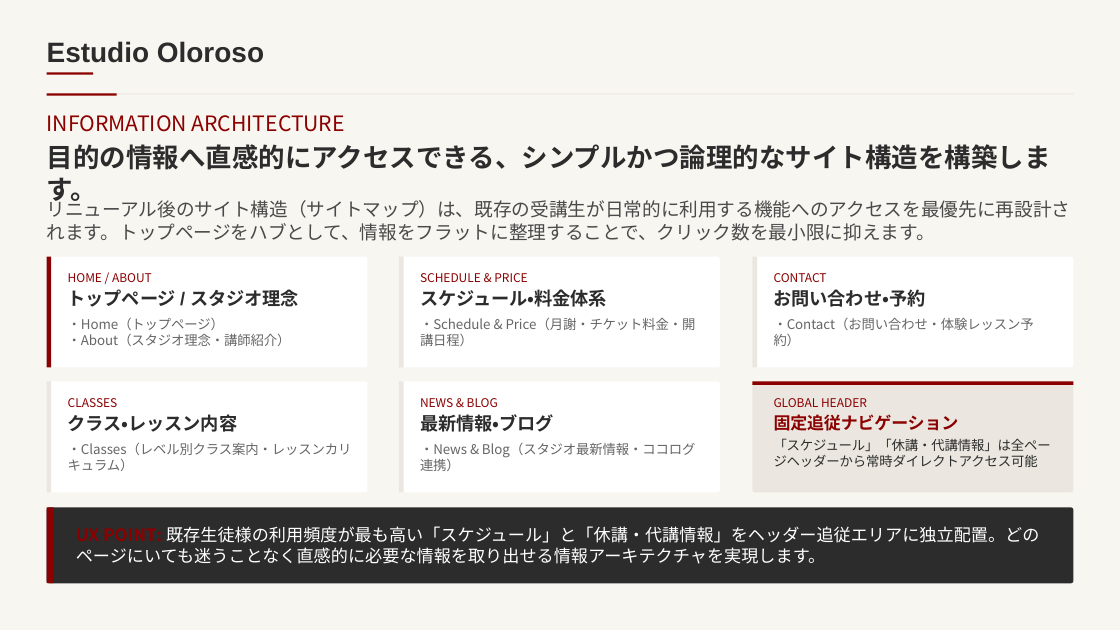
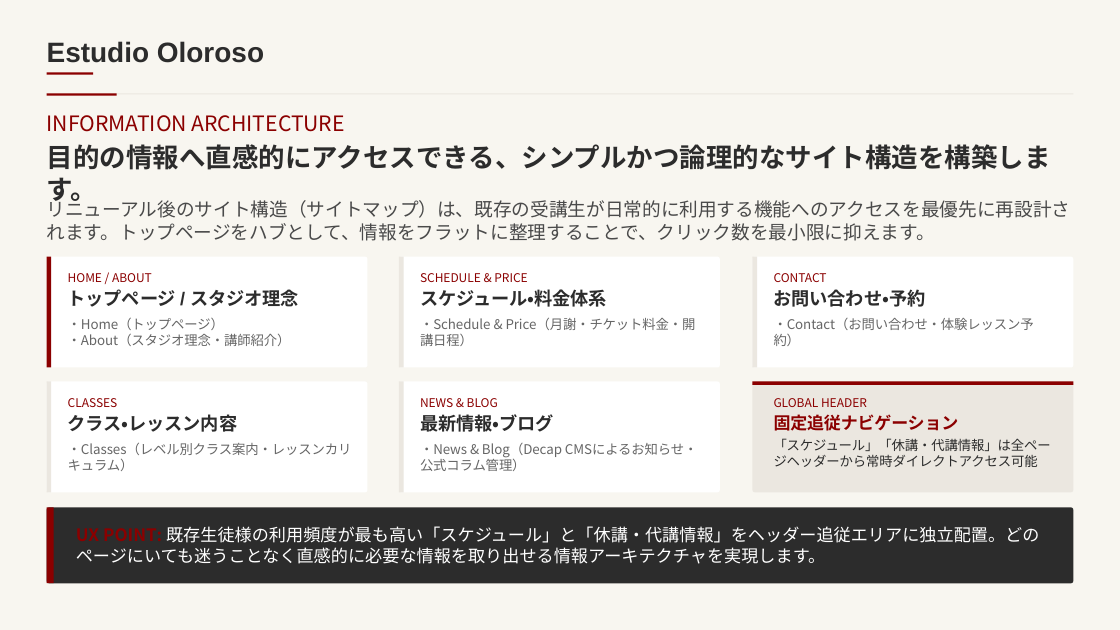
Before and after one commit to ikeda-haruka/oloroso, a slide deck: slide 4 of docs/「Estudio Oloroso」WEBサイト デザインプレビュー＆リニューアル構成案.pptx. Drawn at 1120x630 pixels with LibreOffice and Linux fonts; fonts in the diff are those of the drawing. Boxes give left, top, right and bottom in pixels: in the first picture for what was removed or moved away, otherwise in the second. Text is boxed around its words. In the diff, an @@ line names an element or a change of style, - is before the commit and + after.

```diff
--- a/docs/「Estudio Oloroso」WEBサイト デザインプレビュー＆リニューアル構成案.pptx
+++ b/docs/「Estudio Oloroso」WEBサイト デザインプレビュー＆リニューアル構成案.pptx
@@ text at bbox=[420, 443, 697, 471]: text changed @@
-・News & Blog（スタジオ最新情報・ココログ連携）
+・News & Blog（Decap CMSによるお知らせ・公式コラム管理）
```
Also in this commit, not shown: 4 other slides changed, 11 other files.
